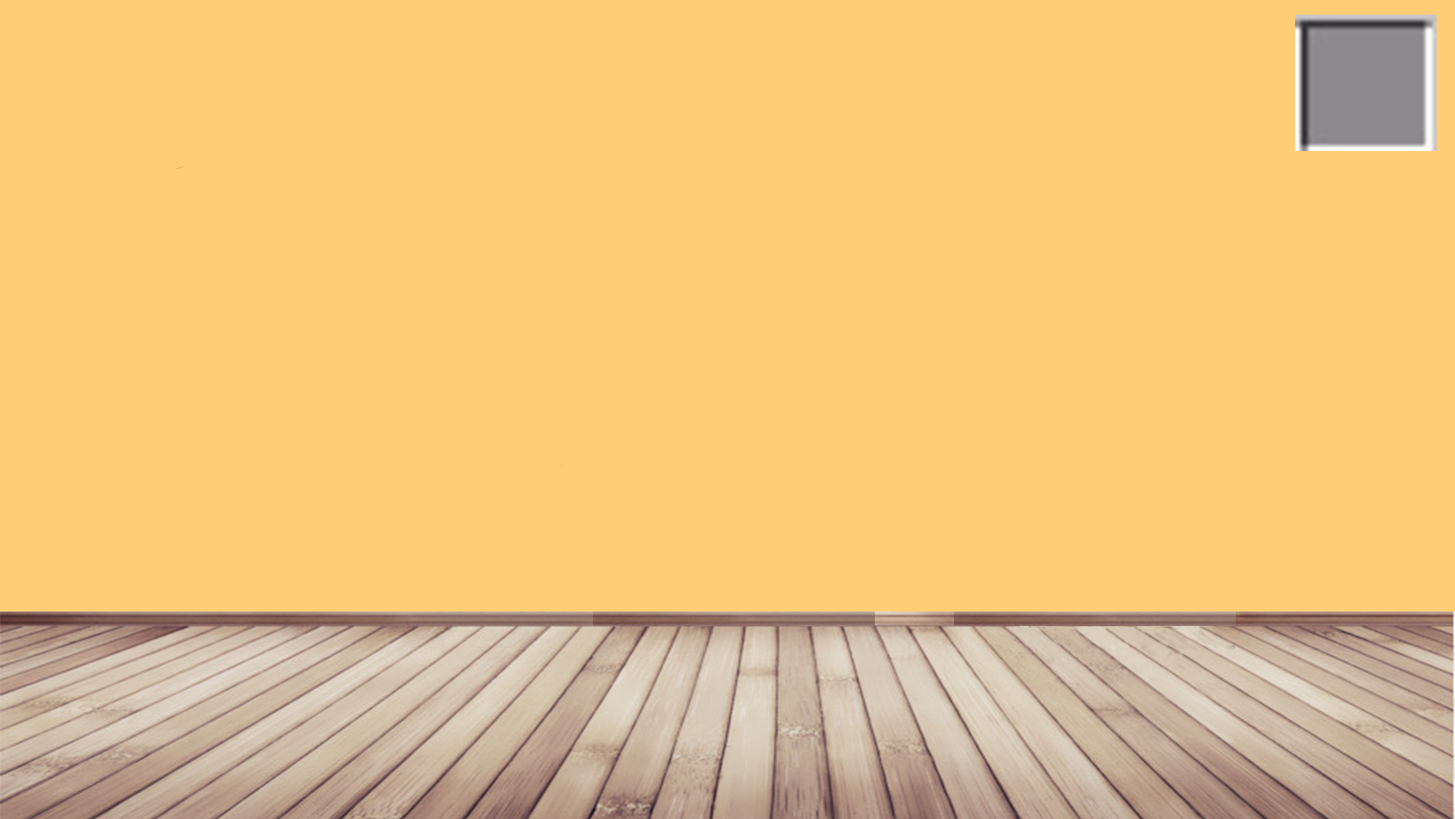
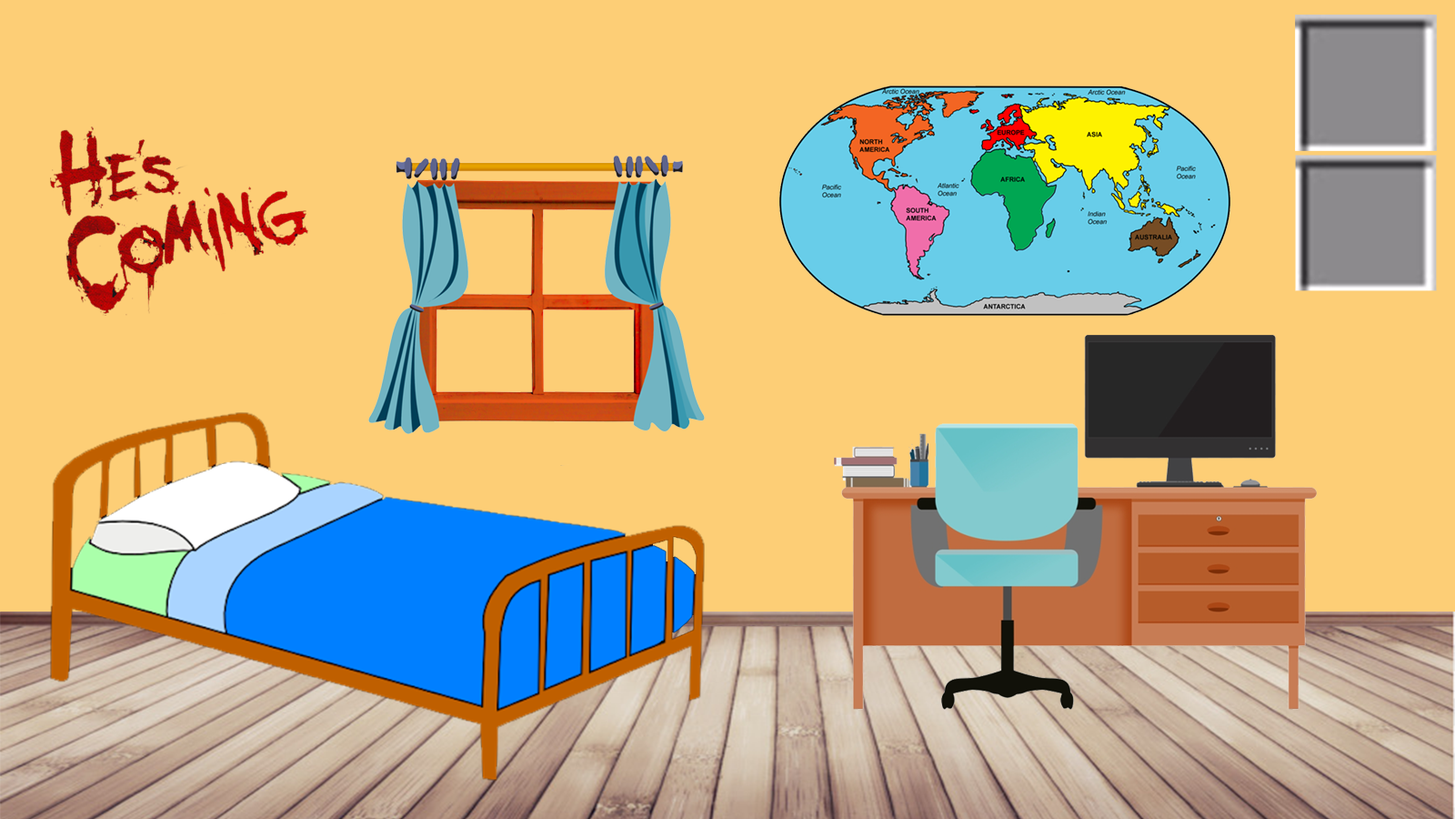
Two versions of the same layered image (1455x819). Layer-by-layer changes:
added layer "Layer 6" above "Layer 5" over [50, 126, 309, 316]
added layer "Layer 5" above "Layer 4" over [779, 85, 1231, 316]
added layer "Layer 4" above "Layer 3" over [834, 334, 1318, 710]
added layer "Layer 3" above "Layer 2" over [368, 154, 705, 434]
added layer "Layer 2" above "Layer 1" over [50, 412, 705, 781]
added layer "Layer 1" above "Background" over [1295, 154, 1438, 292]
added layer "Background" over [50, 85, 1438, 781]
